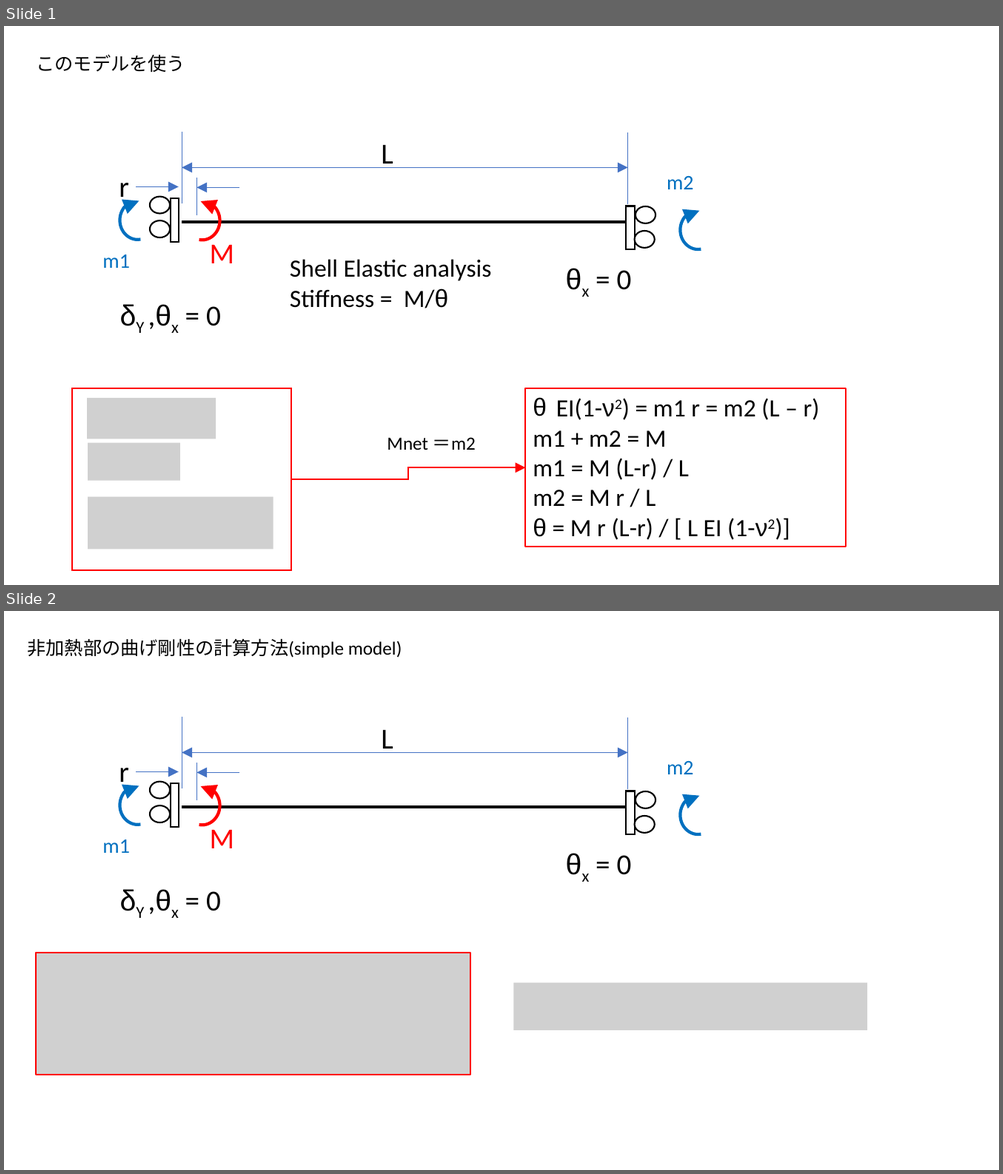
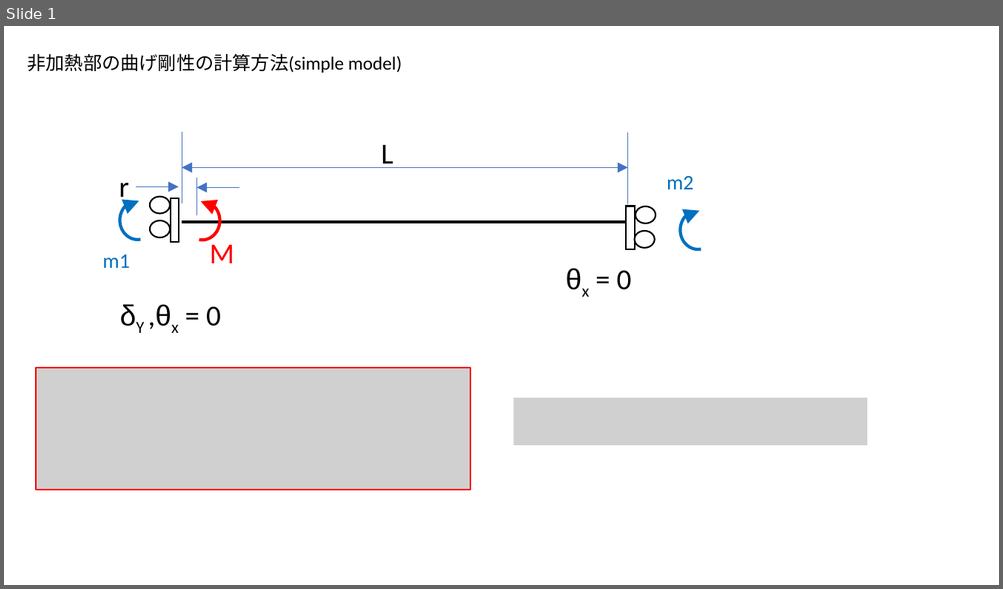
Before and after one commit to yuki0083/research, a slide deck: 剛性計算方法.pptx. Shown one above the other, each under a label of ours: slides 1 and 2 before the commit, slide 1 after it. The pictures are 1003x1174 and 1003x589 pixels, drawn with LibreOffice and Linux fonts; fonts in the diff are those of the drawing; grey boxes stand for pictures. Boxes give left, top, right and bottom in pixels: in the first picture for what was removed or moved away, otherwise in the second. Text is boxed around its words. In the diff, an @@ line names an element or a change of style, - is before the commit and + after.

Commit message:
init

```diff
--- a/剛性計算方法.pptx
+++ b/剛性計算方法.pptx
@@ slide 1 removed at bbox=[4, 26, 999, 585], background #FFFFFF @@
@@ text removed at bbox=[36, 54, 185, 72] @@
-このモデルを使う
@@ line removed from (182, 132) to (182, 204) @@
@@ line removed from (628, 133) to (628, 204) @@
@@ text removed at bbox=[381, 145, 392, 168] @@
-L
@@ double arrow removed from (182, 168) to (628, 168) @@
@@ line removed from (196, 178) to (196, 215) @@
@@ text removed at bbox=[666, 175, 694, 190] @@
-m2
@@ text removed at bbox=[119, 183, 129, 205] @@
-r
@@ arc (boxed as its full ellipse) removed at bbox=[119, 201, 156, 240] @@
@@ arrow removed from (135, 187) to (179, 187) @@
@@ ellipse removed at bbox=[150, 197, 170, 214] @@
@@ rectangle removed at bbox=[170, 198, 179, 241] @@
@@ arc (boxed as its full ellipse) removed at bbox=[185, 201, 220, 240] @@
@@ arrow removed from (240, 188) to (196, 188) @@
@@ ellipse removed at bbox=[150, 221, 170, 238] @@
@@ line removed from (182, 222) to (628, 222) @@
@@ rectangle removed at bbox=[626, 207, 634, 249] @@
@@ ellipse removed at bbox=[635, 207, 655, 224] @@
@@ arc (boxed as its full ellipse) removed at bbox=[680, 211, 716, 249] @@
@@ text removed at bbox=[210, 239, 234, 264] @@
-M
@@ ellipse removed at bbox=[634, 231, 654, 248] @@
@@ text removed at bbox=[102, 255, 130, 268] @@
-m1
@@ text removed at bbox=[290, 259, 491, 309] @@
-Shell Elastic analysis
-Stiffness = M/θ
@@ text removed at bbox=[617, 270, 632, 290] @@
-θx = 0
@@ text removed at bbox=[206, 306, 221, 326] @@
-δY ,θx = 0
@@ rectangle removed at bbox=[72, 389, 291, 571] @@
@@ picture removed at bbox=[87, 398, 216, 440] @@
@@ rectangle removed at bbox=[526, 389, 845, 548] @@
-θ EI(1-ν2) = m1 r = m2 (L – r)
-m1 + m2 = M
-m1 = M (L-r) / L
-m2 = M r / L
-θ = M r (L-r) / [ L EI (1-ν2)]
@@ picture removed at bbox=[88, 443, 180, 480] @@
@@ text removed at bbox=[387, 437, 475, 450] @@
-Mnet ＝m2
@@ elbow arrow removed from (291, 480) to (526, 469) @@
@@ picture removed at bbox=[88, 497, 273, 550] @@
@@ what was slide 2 is now slide 1 @@
```
